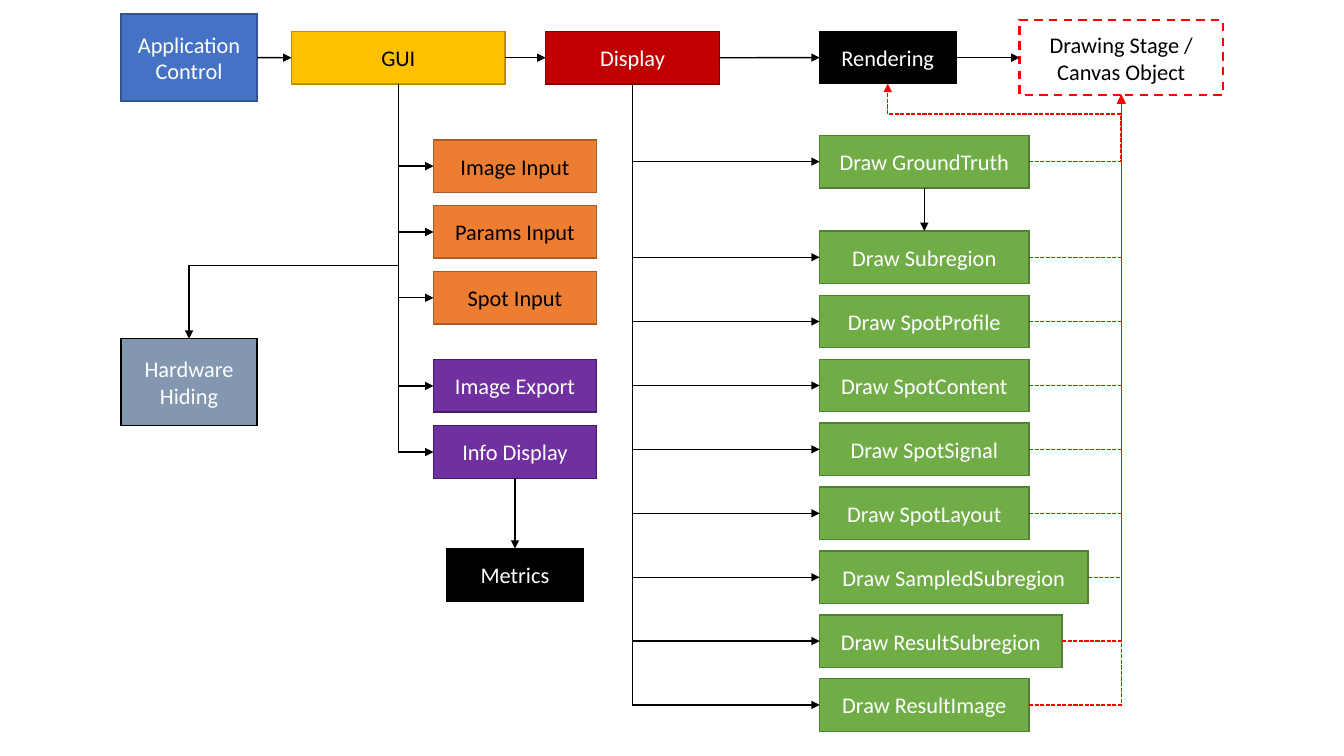
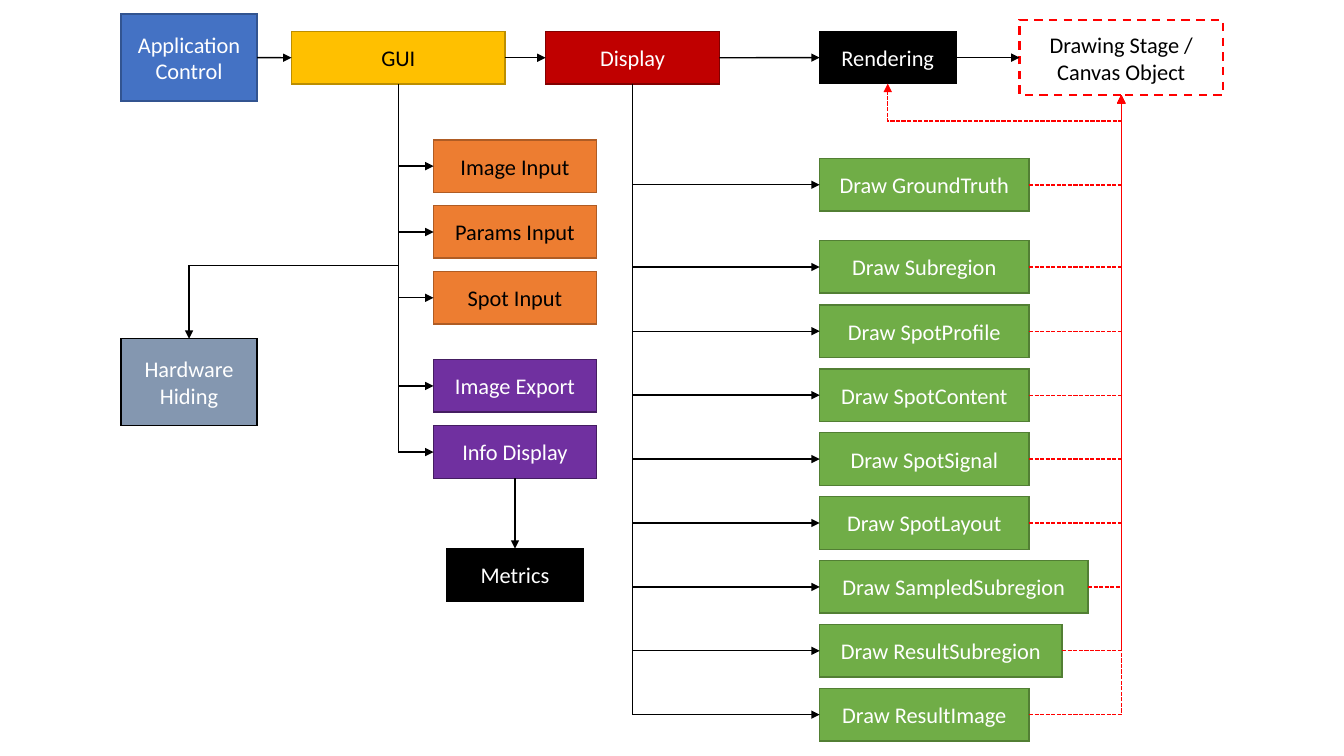
Before and after one commit to joedf/CAS741_w23, a slide deck: slide 1 of docs/Design/MG/MG_graph.pptx. Drawn at 1344x756 pixels with LibreOffice and Linux fonts; fonts in the diff are those of the drawing. Boxes give left, top, right and bottom in pixels: in the first picture for what was removed or moved away, otherwise in the second. Text is boxed around its words. In the diff, an @@ line names an element or a change of style, - is before the commit and + after.

```diff
--- a/docs/Design/MG/MG_graph.pptx
+++ b/docs/Design/MG/MG_graph.pptx
@@ elbow arrow moved from (632, 84) - (820, 705) to (632, 84) - (820, 715) @@
@@ elbow arrow moved from (632, 84) - (820, 641) to (632, 84) - (820, 651) @@
@@ elbow arrow moved from (632, 84) - (820, 578) to (632, 84) - (820, 587) @@
@@ elbow arrow moved from (632, 84) - (820, 513) to (632, 84) - (820, 523) @@
@@ elbow arrow moved from (632, 84) - (820, 450) to (632, 84) - (820, 459) @@
@@ elbow arrow moved from (632, 84) - (820, 385) to (632, 84) - (820, 395) @@
@@ elbow arrow moved from (632, 84) - (820, 322) to (632, 84) - (820, 332) @@
@@ elbow arrow moved from (632, 84) - (820, 257) to (632, 84) - (820, 267) @@
@@ elbow arrow moved from (632, 84) - (820, 161) to (632, 84) - (820, 185) @@
@@ elbow arrow moved from (1029, 161) - (888, 84) to (1029, 185) - (888, 84) @@
@@ elbow arrow moved from (1029, 705) - (1121, 95) to (1029, 715) - (1121, 95) @@
@@ elbow arrow moved from (1029, 513) - (1121, 95) to (1029, 523) - (1121, 95) @@
@@ elbow arrow moved from (1029, 450) - (1121, 95) to (1029, 459) - (1121, 95) @@
@@ elbow arrow moved from (1029, 385) - (1121, 95) to (1029, 395) - (1121, 95) @@
@@ elbow arrow moved from (1029, 322) - (1121, 95) to (1029, 332) - (1121, 95) @@
@@ elbow arrow moved from (1029, 257) - (1121, 95) to (1029, 267) - (1121, 95) @@
@@ elbow arrow moved from (1029, 161) - (1121, 95) to (1029, 185) - (1121, 95) @@
@@ elbow arrow moved from (1063, 641) - (1121, 95) to (1063, 651) - (1121, 95) @@
@@ elbow arrow moved from (1088, 578) - (1121, 95) to (1088, 587) - (1121, 95) @@
@@ rectangle "Draw GroundTruth": place and size @@
-rectangle "Draw GroundTruth" at [820,135,1029,188]
+rectangle "Draw GroundTruth" at [820,158,1029,211]
@@ arrow removed from (925, 188) to (925, 231) @@
@@ 8 rectangles: place and size @@
-8 rectangles at [820,231,1088,731]
+8 rectangles at [820,241,1088,741]
```
Also in this commit, not shown: 2 other files.
